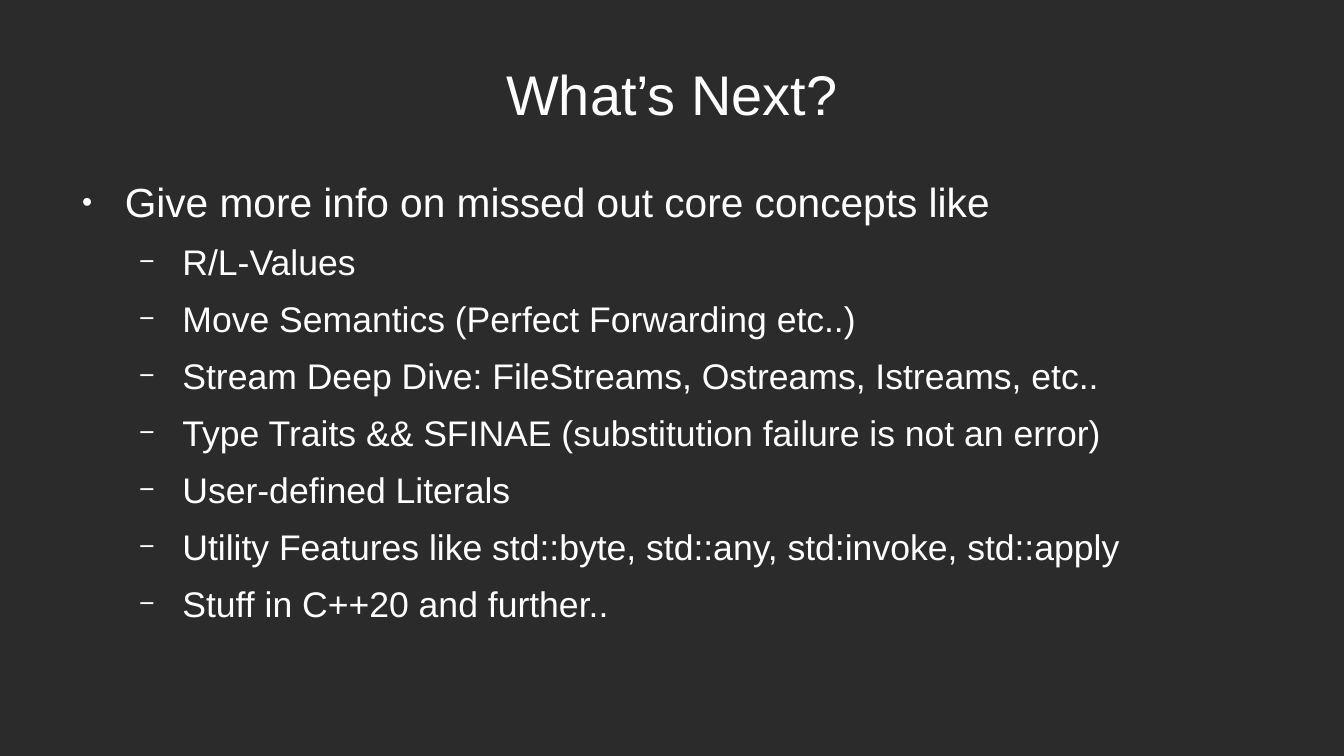
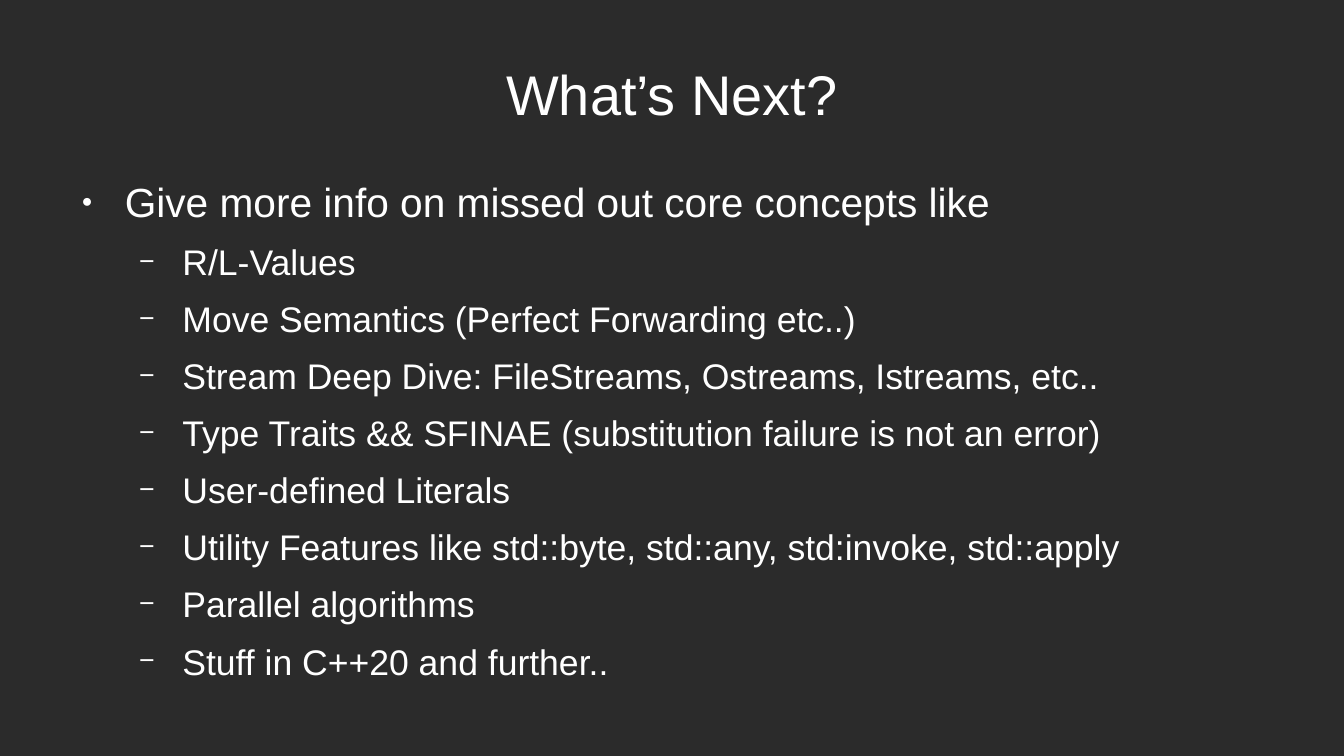
Before and after one commit to mleibeng/Crash-Course-CPP-11-17, a slide deck: slide 96 of Presentation/Crash Course CPP.odp (slide 83 before the commit). Drawn at 1344x756 pixels with LibreOffice and Linux fonts; fonts in the diff are those of the drawing; background and template pictures are left out; a plain dark background stands for a picture behind light text. Boxes give left, top, right and bottom in pixels: in the first picture for what was removed or moved away, otherwise in the second. Text is boxed around its words. In the diff, an @@ line names an element or a change of style, - is before the commit and + after.

```diff
--- a/Presentation/Crash Course CPP.odp
+++ b/Presentation/Crash Course CPP.odp
@@ text at <box>182,591,475,625</box>: paragraph added @@
+  − Parallel algorithms
```
Also in this commit, not shown: 1 other slide changed, 13 slides added.
